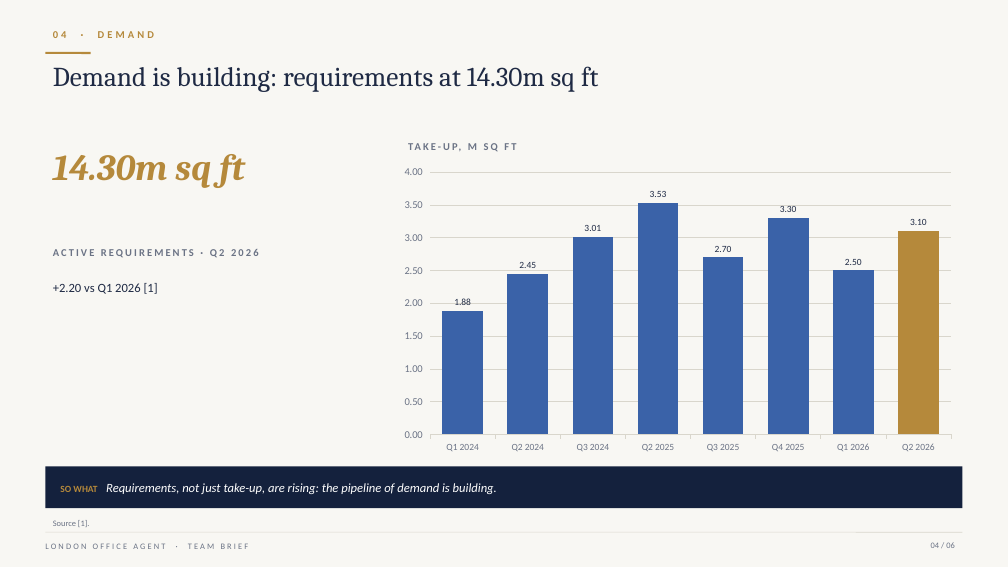
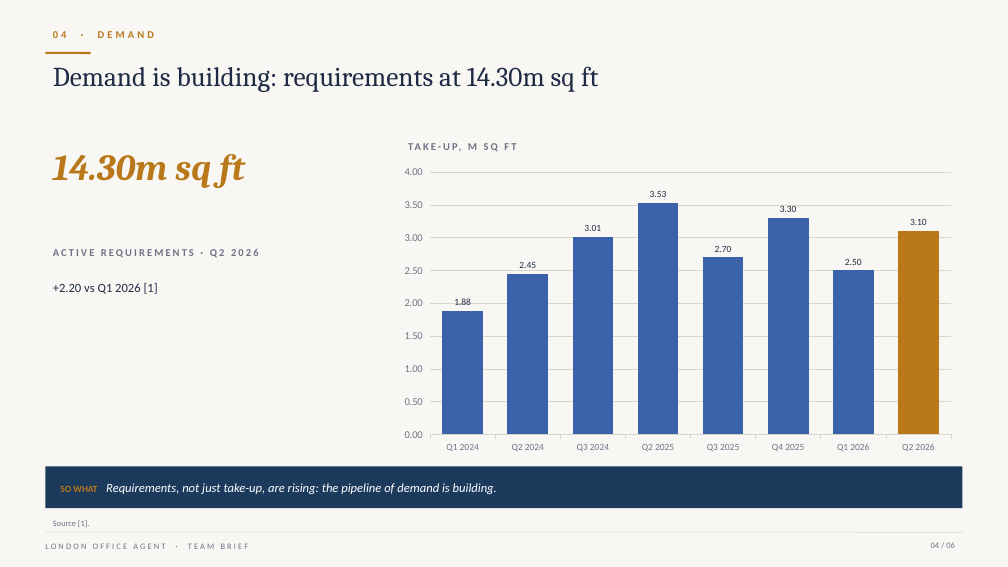
Before and after one commit to Kenneth0416/nanfengtest, a slide deck: slide 4 of docs/samples/team-brief-board-sample.pptx. Drawn at 1008x567 pixels with LibreOffice and Linux fonts; fonts in the diff are those of the drawing. Boxes give left, top, right and bottom in pixels: in the first picture for what was removed or moved away, otherwise in the second. Text is boxed around its words. In the diff, an @@ line names an element or a change of style, - is before the commit and + after.

```diff
--- a/docs/samples/team-brief-board-sample.pptx
+++ b/docs/samples/team-brief-board-sample.pptx
@@ text "04 · DEMAND" at box(53, 31, 154, 38): text colour #B5893B to #B9781A @@
@@ line (45, 53) - (91, 53): stroke #B5893B 2 pt to #B9781A 2 pt @@
@@ text "14.30m sq ft" at box(53, 154, 245, 188): text colour #B5893B to #B9781A @@
@@ column chart at box(393, 160, 963, 459) @@
@@ colours of single points changed @@
@@ rectangle "SO WHAT Requirements, not just ..." at box(45, 467, 963, 508): text colour #B5893B to #B9781A in "SO WHAT"; fill #14213D to #1B3A5C @@
```
Also in this commit, not shown: 5 other slides changed, 45 other files.
